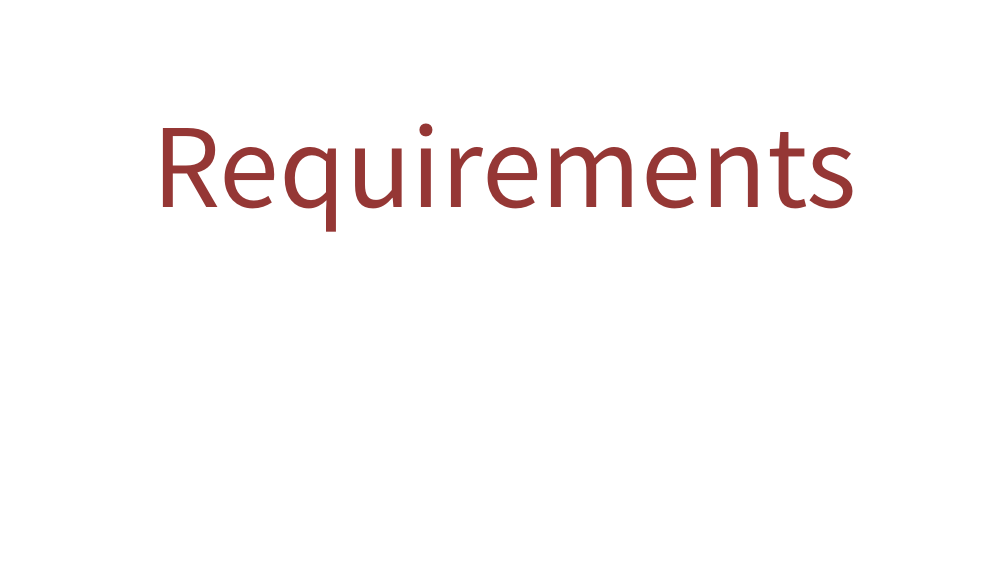
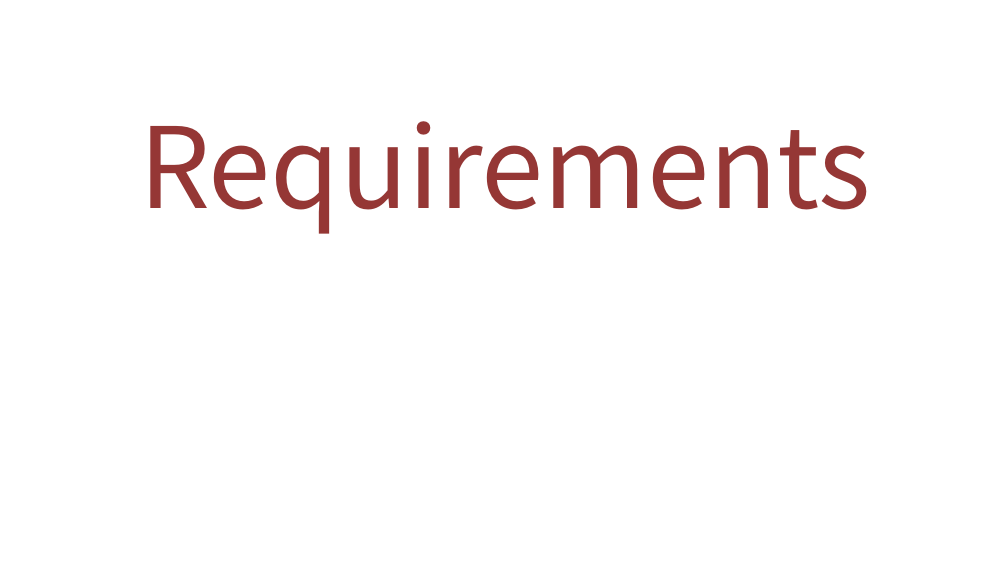
Before and after one commit to MarcoRomani/myTaxyService-SE2-PozziRomani, a slide deck: slide 2 of OtherStuff/FINAL PRESENTATION/MyTaxiService.pptx. Drawn at 1008x567 pixels with LibreOffice and Linux fonts; fonts in the diff are those of the drawing. Boxes give left, top, right and bottom in pixels: in the first picture for what was removed or moved away, otherwise in the second. Text is boxed around its words. In the diff, an @@ line names an element or a change of style, - is before the commit and + after.

```diff
--- a/OtherStuff/FINAL PRESENTATION/MyTaxiService.pptx
+++ b/OtherStuff/FINAL PRESENTATION/MyTaxiService.pptx
@@ title "Requirements" at (139,121,871,234): size 77 to 80 pt @@
```
Also in this commit, not shown: 2 other slides changed.
